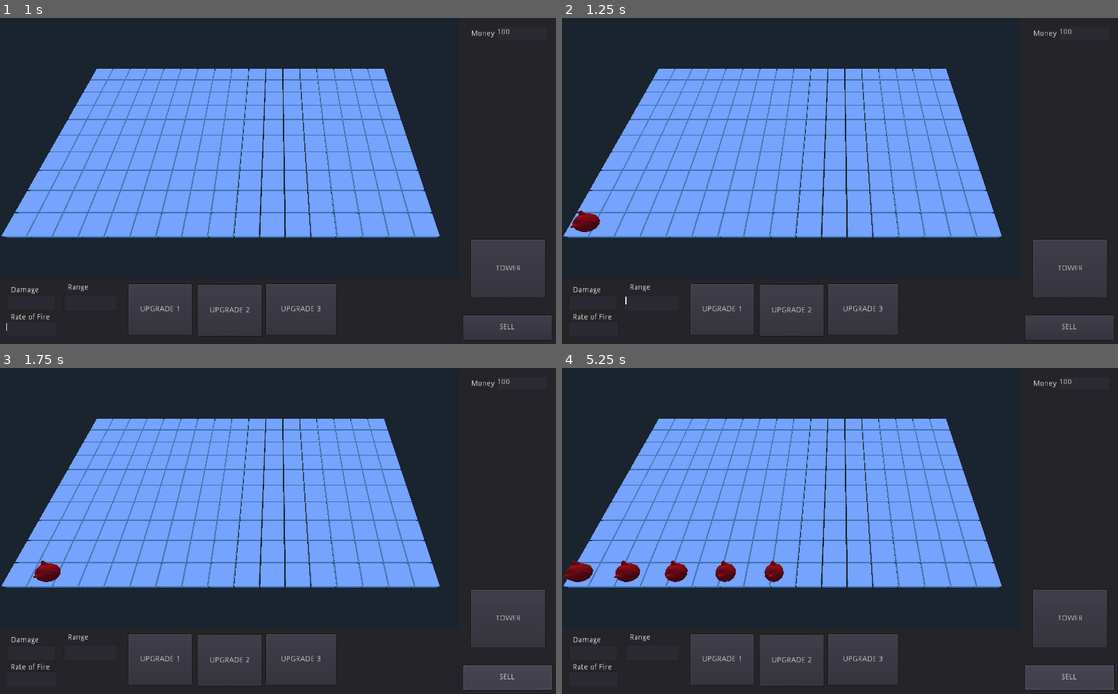
Above: before the commit, frames 1-4 (two rows, left to right).
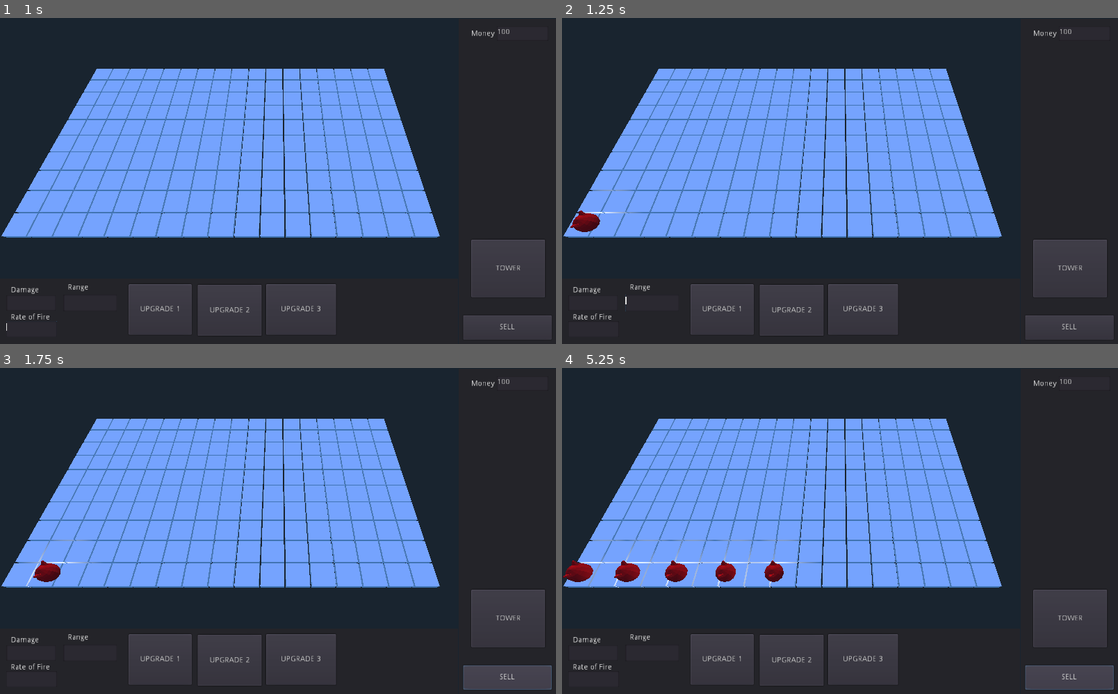
Above: after the commit, the same moments.

Repository: liampward/GodotTD
Game: Godot game, scene res://Scenes/Root.tscn
Same seed, same stepped clock (60 frames per second), same inputs: the game is played once before the commit and once after it.
Inputs (mouse positions are in pixels of both pictures, inside the frame that each line leads up to):
- Up to frame 1 (1 s): click (33, 301) at 0.52 s; type "12" at 0.6 s; click (33, 330) at 0.75 s; type "12" at 0.83 s; click (88, 301) at 0.98 s
- Up to frame 2 (1.25 s): type "12" at 1.07 s
- Up to frame 3 (1.75 s): click "SELL" at 1.25 s
- Up to frame 4 (5.25 s): click "TOWER" at 2 s; click "UPGRADE 1" at 2.75 s; click "UPGRADE 2" at 3.5 s; click "UPGRADE 3" at 4.25 s; click "SELL" at 5 s

Frame 1 is identical in both runs. In frame 2, less than 0.1% of the frame differs, in the area x 3-14%, y 52-60%; in frame 3, 0.1%; in frame 4, 0.6%, in the area x 3-46%, y 52-68%.
Error in both runs: Invalid get index 'tower' (on base: 'Nil'). (res://Scripts/Sell)

Commit message:
Added particle effects on enemy death

Diff:
--- a/Scenes/Enemy.tscn
+++ b/Scenes/Enemy.tscn
@@ -7,7 +7,7 @@
 
 extents = Vector3( 1, 1, 1 )
 
-[node name="Enemy" type="MeshInstance" groups=[
+[node name="Enemy" type="MeshInstance" index="0" groups=[
 "ENEMY",
 ]]
 
@@ -55,4 +55,25 @@
 shape = SubResource( 1 )
 disabled = false
 
+[node name="OmniLight" type="OmniLight" parent="." index="1"]
+
+layers = 1
+light_color = Color( 1, 1, 1, 1 )
+light_energy = 1.0
+light_indirect_energy = 1.0
+light_negative = false
+light_specular = 0.5
+light_bake_mode = 1
+light_cull_mask = -1
+shadow_enabled = false
+shadow_color = Color( 0, 0, 0, 1 )
+shadow_bias = 0.15
+shadow_contact = 0.0
+shadow_reverse_cull_face = false
+editor_only = false
+omni_range = 5.0
+omni_attenuation = 1.0
+omni_shadow_mode = 1
+omni_shadow_detail = 1
+
 [connection signal="area_entered" from="Area" to="." method="_on_Area_area_entered"]
--- a/Scenes/Root.gd
+++ b/Scenes/Root.gd
@@ -10,6 +10,10 @@
 	money = 100;
 	mode = Mode.NONE;
 	selected = null;
+	var screen_size = OS.get_screen_size()
+	var window_size = OS.get_real_window_size()
+
+	OS.set_window_position(screen_size*0.5 - window_size*0.5)
 
 	#OS.set_window_fullscreen(true)
 
--- a/Scenes/Root.tscn
+++ b/Scenes/Root.tscn
@@ -5,7 +5,7 @@
 [ext_resource path="res://Scenes/HUD.tscn" type="PackedScene" id=3]
 [ext_resource path="res://Scripts/Enemy Spawner.gd" type="Script" id=4]
 
-[node name="Root" type="Node" index="0"]
+[node name="Root" type="Node"]
 
 script = ExtResource( 1 )
 
--- /dev/null
+++ b/Scenes/SmokeParticle.tscn
@@ -0,0 +1,129 @@
+[gd_scene load_steps=6 format=2]
+
+[ext_resource path="res://media/fire_particle.png" type="Texture" id=1]
+[ext_resource path="res://Scripts/SmokeParticle.gd" type="Script" id=2]
+
+[sub_resource type="ParticlesMaterial" id=1]
+
+render_priority = 0
+trail_divisor = 1
+emission_shape = 0
+flag_align_y = false
+flag_rotate_y = false
+flag_disable_z = false
+spread = 180.0
+flatness = 0.0
+gravity = Vector3( 0, 0, 0 )
+initial_velocity = 1.5
+initial_velocity_random = 0.0
+angular_velocity = 3.32165e-017
+angular_velocity_random = 0.0
+linear_accel = 0.0
+linear_accel_random = 0.0
+radial_accel = 0.0
+radial_accel_random = 0.0
+tangential_accel = 0.0
+tangential_accel_random = 0.0
+damping = 0.0
+damping_random = 0.0
+angle = 0.0
+angle_random = 0.0
+scale = 1.0
+scale_random = 0.0
+color = Color( 1, 1, 1, 1 )
+hue_variation = 0.0
+hue_variation_random = 0.0
+anim_speed = 0.0
+anim_speed_random = 0.0
+anim_offset = 0.0
+anim_offset_random = 0.0
+anim_loop = false
+_sections_unfolded = [ "Emission Shape", "Gravity", "Initial Velocity" ]
+
+[sub_resource type="SpatialMaterial" id=2]
+
+render_priority = 0
+flags_transparent = true
+flags_unshaded = true
+flags_vertex_lighting = false
+flags_no_depth_test = false
+flags_use_point_size = false
+flags_world_triplanar = false
+flags_fixed_size = false
+flags_albedo_tex_force_srgb = false
+vertex_color_use_as_albedo = false
+vertex_color_is_srgb = false
+params_diffuse_mode = 0
+params_specular_mode = 0
+params_blend_mode = 0
+params_cull_mode = 0
+params_depth_draw_mode = 0
+params_line_width = 1.0
+params_point_size = 1.0
+params_billboard_mode = 1
+params_grow = false
+params_use_alpha_scissor = false
+albedo_color = Color( 1, 1, 1, 1 )
+albedo_texture = ExtResource( 1 )
+metallic = 0.0
+metallic_specular = 0.5
+metallic_texture_channel = 0
+roughness = 0.0
+roughness_texture_channel = 0
+emission_enabled = false
+normal_enabled = false
+rim_enabled = false
+clearcoat_enabled = false
+anisotropy_enabled = false
+ao_enabled = false
+depth_enabled = false
+subsurf_scatter_enabled = false
+transmission_enabled = false
+refraction_enabled = false
+detail_enabled = false
+uv1_scale = Vector3( 1, 1, 1 )
+uv1_offset = Vector3( 0, 0, 0 )
+uv1_triplanar = false
+uv1_triplanar_sharpness = 1.0
+uv2_scale = Vector3( 1, 1, 1 )
+uv2_offset = Vector3( 0, 0, 0 )
+uv2_triplanar = false
+uv2_triplanar_sharpness = 1.0
+proximity_fade_enable = false
+distance_fade_enable = false
+
+[sub_resource type="QuadMesh" id=3]
+
+material = SubResource( 2 )
+custom_aabb = AABB( 0, 0, 0, 0, 0, 0 )
+size = Vector2( 2, 2 )
+
+[node name="Particles" type="Particles"]
+
+layers = 1
+material_override = null
+cast_shadow = 1
+extra_cull_margin = 0.0
+use_in_baked_light = false
+lod_min_distance = 0.0
+lod_min_hysteresis = 0.0
+lod_max_distance = 0.0
+lod_max_hysteresis = 0.0
+emitting = true
+amount = 20
+lifetime = 1.0
+one_shot = false
+preprocess = 0.0
+speed_scale = 1.0
+explosiveness = 0.0
+randomness = 0.0
+fixed_fps = 0
+fract_delta = true
+visibility_aabb = AABB( -3.64457, -4, -4.1459, 7.27351, 8, 8.21563 )
+local_coords = true
+draw_order = 0
+process_material = SubResource( 1 )
+draw_passes = 1
+draw_pass_1 = SubResource( 3 )
+script = ExtResource( 2 )
+_sections_unfolded = [ "Draw Passes", "Process Material" ]
--- a/Scenes/baseTower.tscn
+++ b/Scenes/baseTower.tscn
@@ -8,7 +8,7 @@
 radius = 1.0
 height = 1.0
 
-[node name="baseTower" type="Spatial" index="0"]
+[node name="baseTower" type="Spatial"]
 
 script = ExtResource( 1 )
 _sections_unfolded = [ "Transform" ]
--- a/Scripts/Enemy.gd
+++ b/Scripts/Enemy.gd
@@ -7,7 +7,10 @@
 
 var matl = SpatialMaterial.new()
 
+var particle_scene
+
 func _ready():
+	particle_scene = preload("res://Scenes/SmokeParticle.tscn")
 	self.set_material_override(matl)
 	matl.albedo_color = Color(1, 0, 0)
 
@@ -15,6 +18,9 @@
 	translation += Vector3(1, 0, 0) * MOVE_SPEED * delta
 
 	if hp_cur <= 0:
+		var particle_spawner = particle_scene.instance()
+		get_parent().add_child(particle_spawner)
+		particle_spawner.set_translation(self.get_translation() + Vector3(0, 3,0))
 		queue_free()
 		var root_node = get_tree().get_root().get_node("Root")
 		root_node.money += 10
--- /dev/null
+++ b/Scripts/SmokeParticle.gd
@@ -0,0 +1,13 @@
+extends Particles
+
+# class member variables go here, for example:
+# var a = 2
+# var b = "textvar"
+
+func _ready():
+	yield(get_tree().create_timer(1.0), "timeout")
+	queue_free()
+	pass
+
+func change_color(col):
+	pass
Binary file added: media/fire_particle.png
Not shown, added: media/fire_particle.png.import
